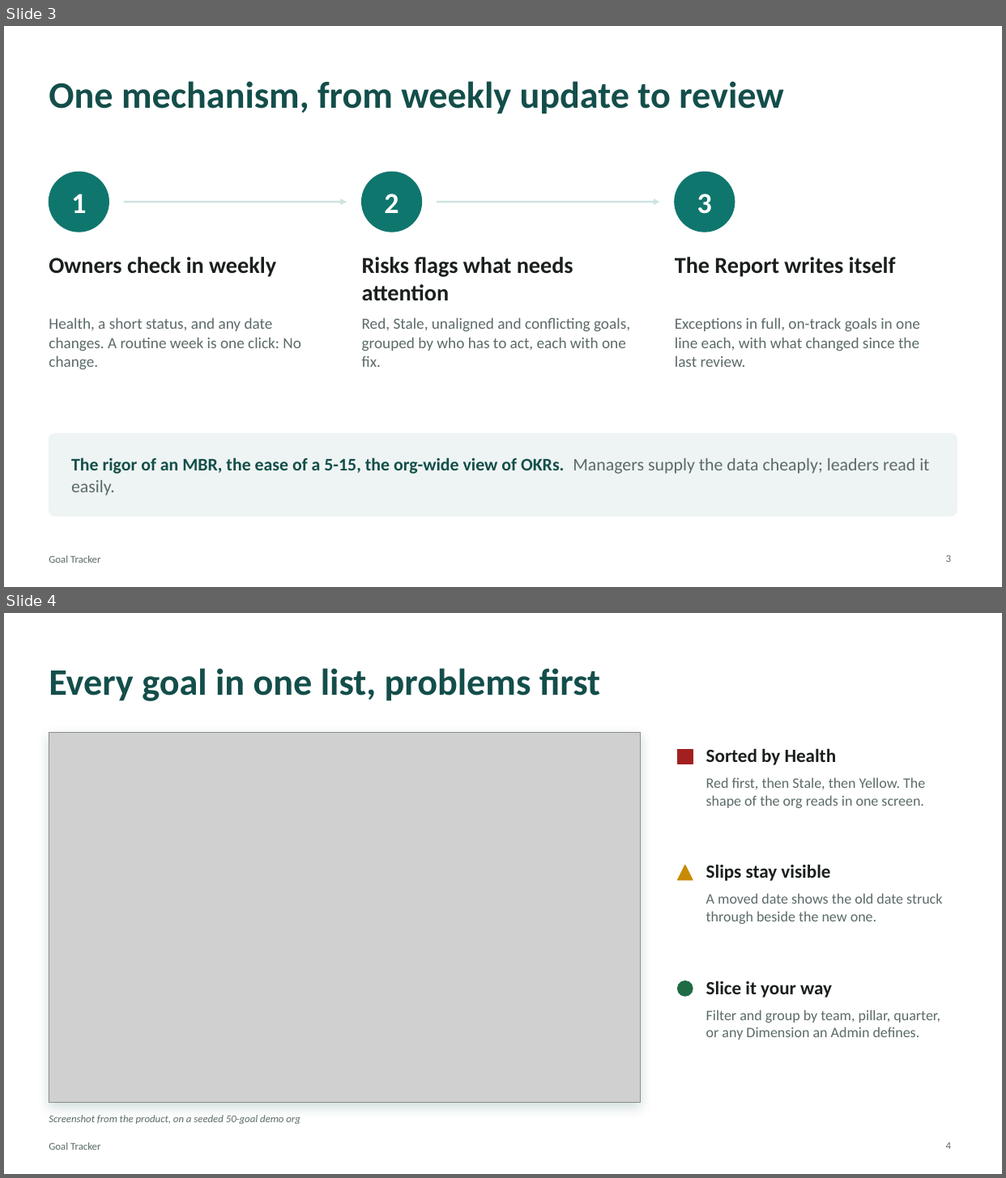
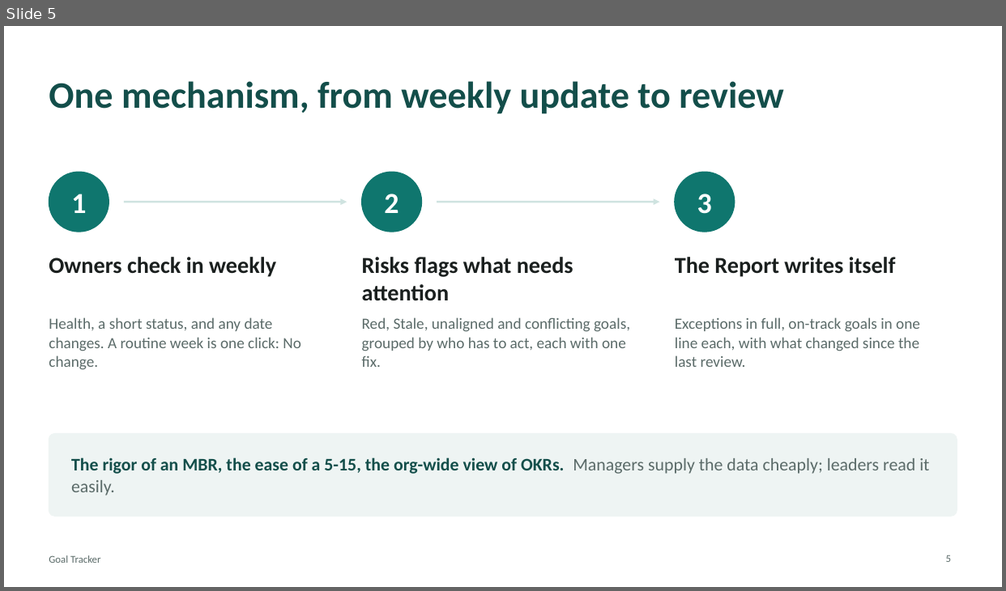
Before and after one commit to zachthieme/goal-tracker, a slide deck: docs/pitch/goal-tracker-pitch.pptx. Shown one above the other, each under a label of ours: slides 3 and 4 before the commit, slide 5 after it. The pictures are 1006x1178 and 1006x591 pixels, drawn with LibreOffice and Linux fonts; fonts in the diff are those of the drawing; grey boxes stand for pictures. Boxes give left, top, right and bottom in pixels: in the first picture for what was removed or moved away, otherwise in the second. Text is boxed around its words. In the diff, an @@ line names an element or a change of style, - is before the commit and + after.

```diff
--- a/docs/pitch/goal-tracker-pitch.pptx
+++ b/docs/pitch/goal-tracker-pitch.pptx
@@ slide 4 removed at [4,613,1002,1174], background #FFFFFF; not listed: 1 template element that a slide beside it also shows @@
@@ title removed at [49,668,600,701] @@
-Every goal in one list, problems first
@@ rectangle removed at [49,733,641,1102] @@
@@ picture removed at [49,733,641,1102] @@
@@ rectangle removed at [678,749,692,764] @@
@@ text removed at [706,748,837,765] @@
-Sorted by Health
@@ text removed at [706,777,925,808] @@
-Red first, then Stale, then Yellow. The shape of the org reads in one screen.
@@ triangle removed at [678,865,692,880] @@
@@ text removed at [706,864,830,881] @@
-Slips stay visible
@@ text removed at [706,893,942,924] @@
-A moved date shows the old date struck through beside the new one.
@@ ellipse removed at [678,982,692,996] @@
@@ text removed at [706,981,832,998] @@
-Slice it your way
@@ text removed at [706,1010,940,1040] @@
-Filter and group by team, pillar, quarter, or any Dimension an Admin defines.
@@ text removed at [49,1115,300,1124] @@
-Screenshot from the product, on a seeded 50-goal demo org
@@ page number removed at [946,1143,951,1149] @@
-4
@@ what was slide 3 is now slide 5 @@
```
Also in this commit, not shown: 5 slides changed, 5 slides added, 2 other slides removed, 4 other files.
